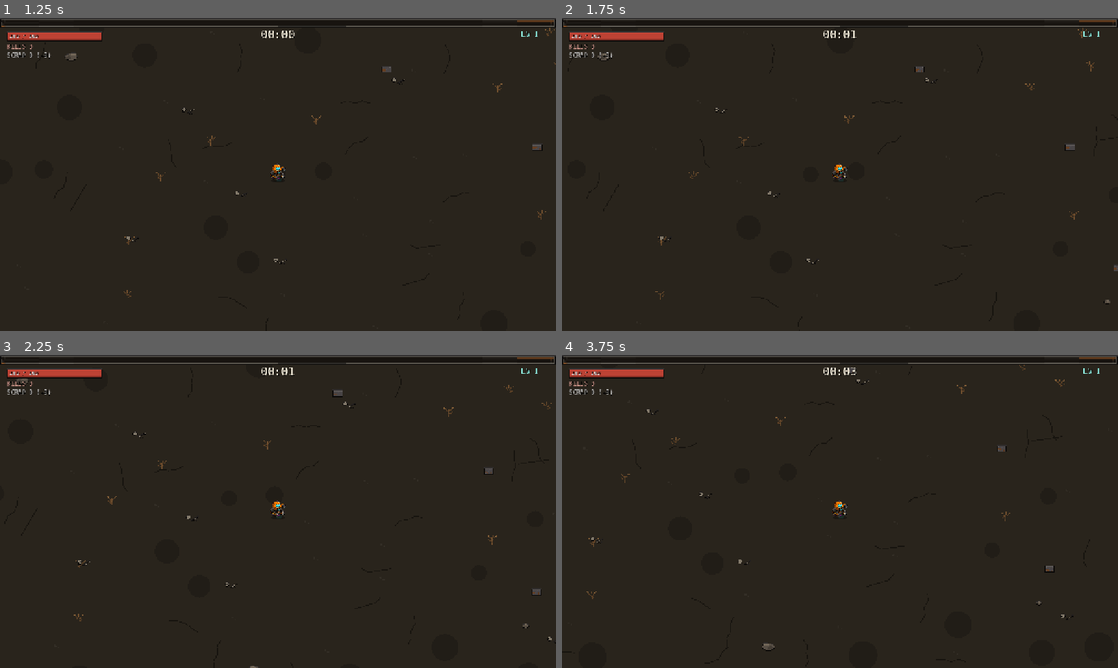
Above: before the commit, frames 1-4 (two rows, left to right).
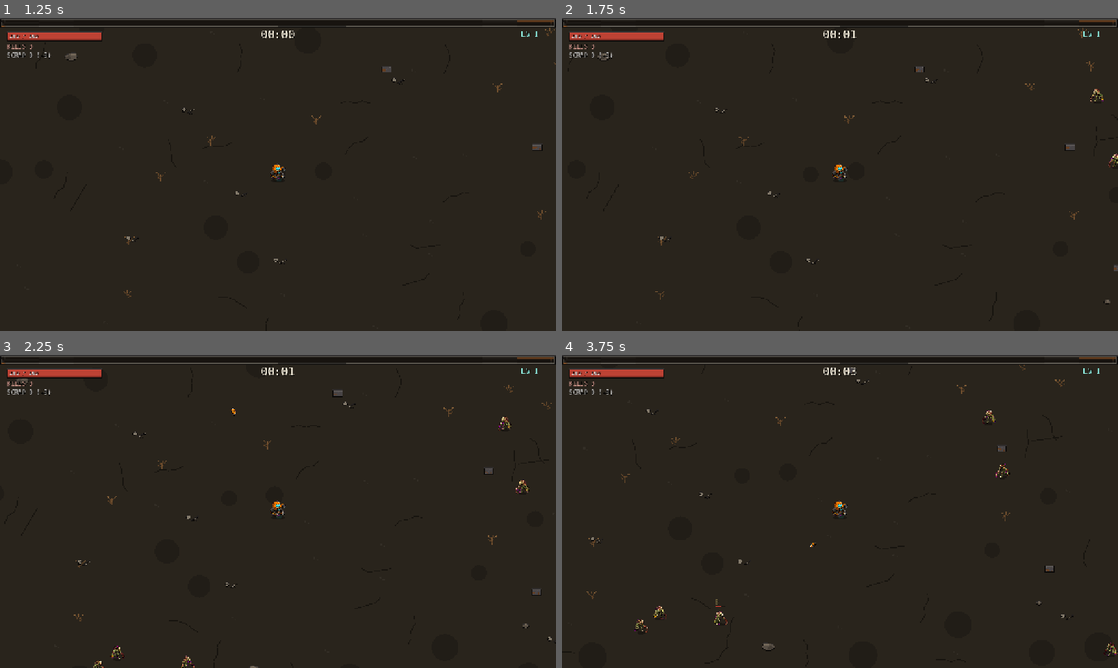
Above: after the commit, the same moments.

Repository: pymmog/last-llm
Game: Godot game, scene res://scenes/main_menu.tscn
Same seed, same stepped clock (60 frames per second), same inputs: the game is played once before the commit and once after it.
Inputs (mouse positions are in pixels of both pictures, inside the frame that each line leads up to):
- Up to frame 1 (1.25 s): click "START RUN" at 0.5 s
- Up to frame 2 (1.75 s): tap Enter at 1.25 s; move the mouse to (962, 158) at 1.27 s; hold D (move_right) from 1.28 s (still down); tap R at 1.35 s; tap Space (ui_select) at 1.52 s
- Up to frame 3 (2.25 s): move the mouse to (166, 527) at 2.02 s; release D (move_right) at 2.03 s; hold S (move_down) from 2.03 s (still down); tap G at 2.1 s
- Up to frame 4 (3.75 s): tap Space (ui_select) at 2.27 s; move the mouse to (895, 442) at 2.77 s; release S (move_down) at 2.78 s; hold D (move_right) 2.78-3.53 s; tap B at 2.85 s; move the mouse to (812, 574) at 3.52 s; hold W (move_up) from 3.53 s (still down); tap R at 3.6 s

Frame 1 is identical in both runs. In frame 2, less than 0.1% of the frame differs, in the area x 95-100%, y 22-48%; in frame 3, 0.2%; in frame 4, 0.3%, in the area x 13-100%, y 17-96%.

Commit message:
fix(director): spawn at view edge, add opening wave
Spawn ring used half the view diagonal in every direction, leaving
top/bottom spawns ~430px off-screen — first contact took ~10s at
shambler speed. Distance is now measured to the view-rect edge per
direction; 5 shamblers spawn on frame one.

Co-Authored-By: Claude Fable 5 <noreply@anthropic.com>

Diff:
--- a/scripts/director.gd
+++ b/scripts/director.gd
@@ -12,15 +12,21 @@
 const BOSS_TYPES := ["shambler", "sprinter", "spitter", "brute", "brute"]
 
 var main: Node2D
-var spawn_timer := 1.0
+var spawn_timer := 0.5
 var recycle_timer := 1.0
 var boss_index := 0
+var opening_done := false
 
 
 func _physics_process(delta: float) -> void:
 	if main.run_over:
 		return
 	var t: float = main.run_time
+	if not opening_done:
+		# Opening wave: immediate pressure instead of waiting for the timer.
+		opening_done = true
+		for i in 5:
+			spawn("shambler", false)
 	spawn_timer -= delta
 	if spawn_timer <= 0.0:
 		spawn_timer = spawn_interval(t)
@@ -83,14 +89,22 @@
 
 func spawn_min_dist() -> float:
 	## Half the camera view's diagonal plus a margin: the closest distance
-	## from the player that is guaranteed to be off-screen.
+	## from the player that is guaranteed to be off-screen in any direction.
+	## Used as the recycle threshold, not for spawning.
 	var view: Vector2 = get_viewport().get_visible_rect().size / main.player.camera.zoom
 	return view.length() * 0.5 + SPAWN_MARGIN
 
 
+func edge_dist(a: float) -> float:
+	## Distance from the player to the view-rect edge along direction a,
+	## so spawns hug the screen instead of sitting on the far diagonal ring.
+	var half: Vector2 = get_viewport().get_visible_rect().size / main.player.camera.zoom * 0.5
+	return minf(half.x / maxf(absf(cos(a)), 0.001), half.y / maxf(absf(sin(a)), 0.001))
+
+
 func ring_position() -> Vector2:
 	var a := randf() * TAU
-	var min_d := spawn_min_dist()
+	var min_d := edge_dist(a) + SPAWN_MARGIN
 	var d := randf_range(min_d, min_d + SPAWN_BAND)
 	return main.player.position + Vector2(cos(a), sin(a)) * d
 
